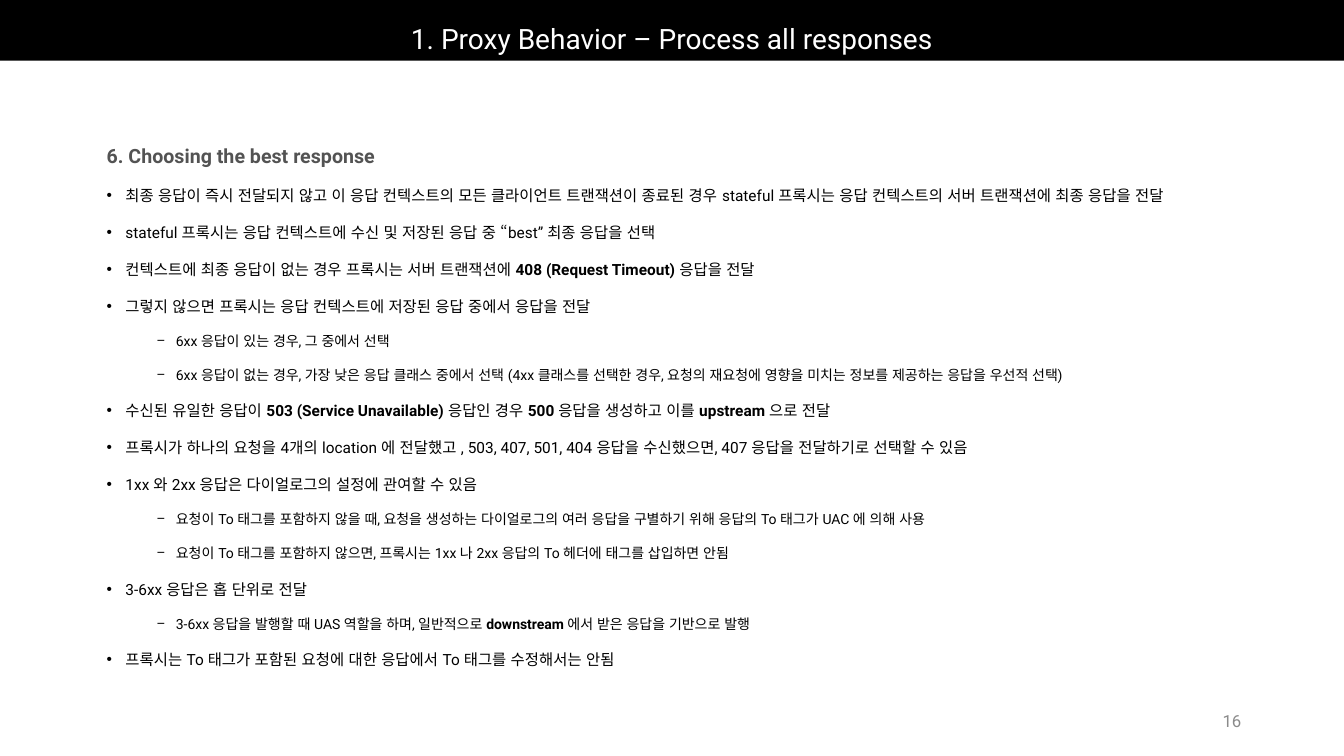
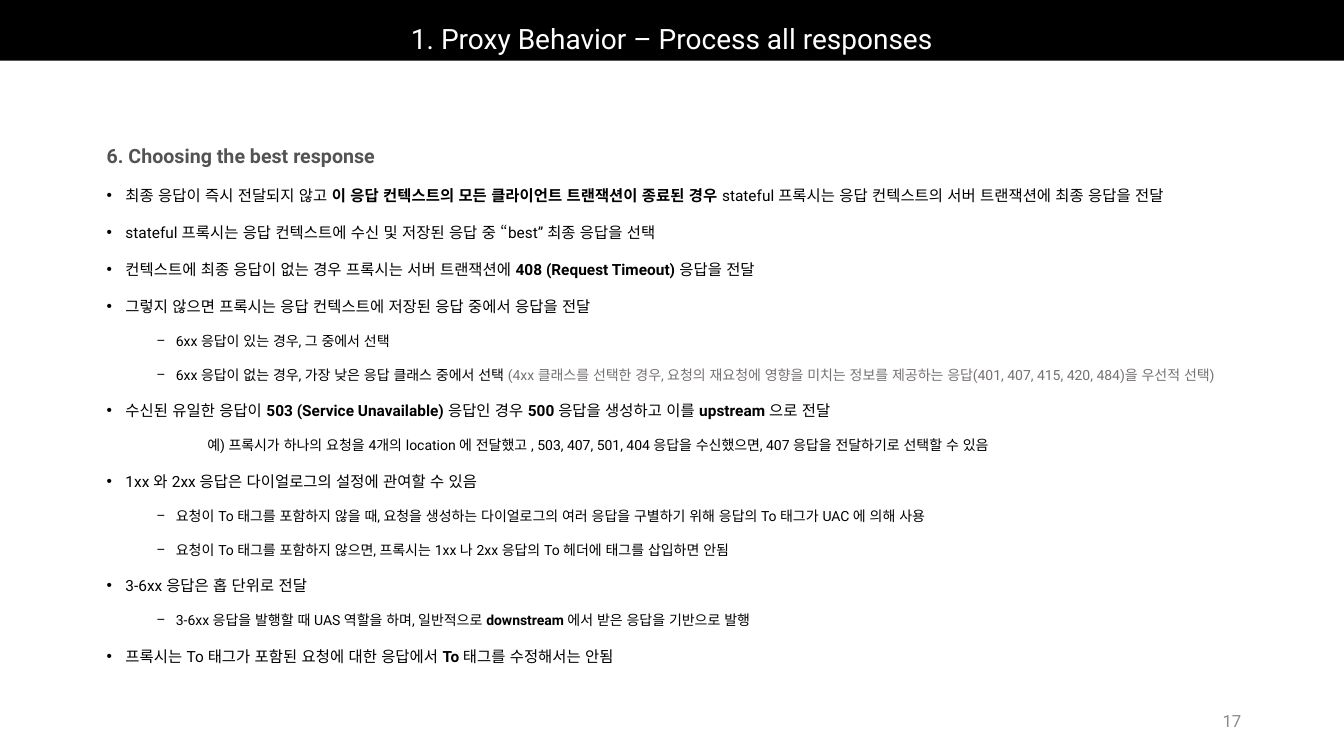
Before and after one commit to Epsilonely/SIP-Survey, a slide deck: slide 17 of 세미나 3차.pptx (slide 16 before the commit). Drawn at 1344x756 pixels with LibreOffice and Linux fonts; fonts in the diff are those of the drawing. Boxes give left, top, right and bottom in pixels: in the first picture for what was removed or moved away, otherwise in the second. Text is boxed around its words. In the diff, an @@ line names an element or a change of style, - is before the commit and + after.

```diff
--- a/세미나 3차.pptx
+++ b/세미나 3차.pptx
@@ text at (125,188,1163,664): font Roboto to Noto Sans CJK KR in "이 응답 컨텍스트의 모든 클라이언트 트랜잭션이 종료된 ...", "태그를 수정해서는 안됨"; bold on in "이 응답 컨텍스트의 모든 클라이언트 트랜잭션이 종료된 ...", "To" @@
@@ text at (176,368,1214,383): text changed; text colour #000000 to #767171 @@
-  − 6xx 응답이 없는 경우, 가장 낮은 응답 클래스 중에서 선택 (4xx 클래스를 선택한 경우, 요청의 재요청에 영향을 미치는 정보를 제공하는 응답을 우선적 선택)
+  − 6xx 응답이 없는 경우, 가장 낮은 응답 클래스 중에서 선택 (4xx 클래스를 선택한 경우, 요청의 재요청에 영향을 미치는 정보를 제공하는 응답(401, 407, 415, 420, 484)을 우선적 선택)
@@ text at (207,438,989,453): text changed; size 11 to 10 pt @@
-• 프록시가 하나의 요청을 4개의 location 에 전달했고 , 503, 407, 501, 404 응답을 수신했으면, 407 응답을 전달하기로 선택할 수 있음
+예) 프록시가 하나의 요청을 4개의 location 에 전달했고 , 503, 407, 501, 404 응답을 수신했으면, 407 응답을 전달하기로 선택할 수 있음
@@ page number at (1223,715,1242,727): text changed @@
-16
+17
```
Also in this commit, not shown: 20 other slides changed, 2 slides added, 1 slide removed.
